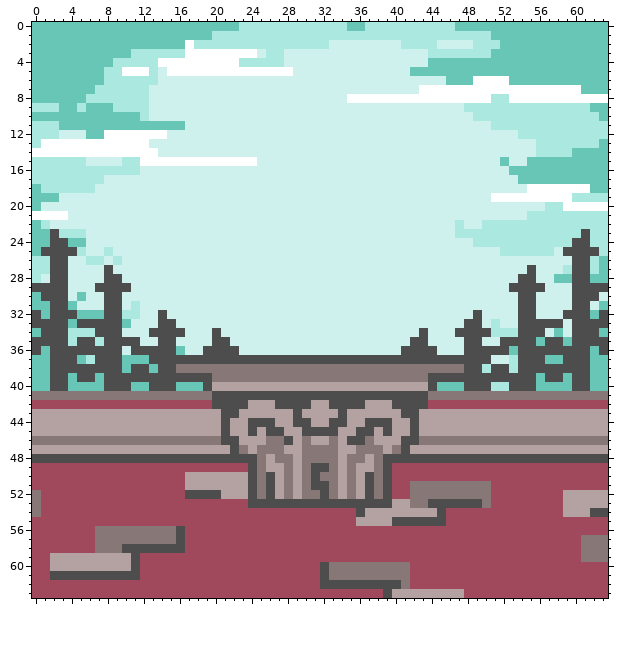
Pixel-art sprite -- Posing Game/Source/Game/assets/textures/bg.png. This is how it looked before the edit.
The file is 64x64 pixels.
The result:
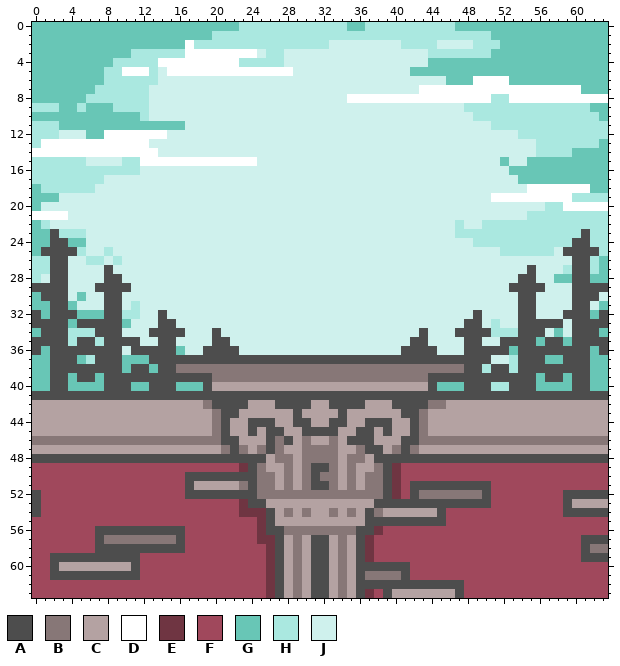
Palette (. is transparent): A #4d4d4d  B #877777  C #b4a2a2  D #ffffff  E #6f3542  F #a0485c  G #68c6b6  H #aae8e0  J #cff1ed
What changed:
Changed rows in their new state; - is an unchanged pixel.
first column x 0:
41 AAAAAAAAAAAAAAAAAAAA------------------------AAAAAAAAAAAAAAAAAAAA
42 CCCCCCCCCCCCCCCCCCCB------------------------BBCCCCCCCCCCCCCCCCCC
43 --------------------B----------------------B--------------------
44 --------------------B----------------------B--------------------
45 --------------------B----------------------B--------------------
46 --------------------------A----------A--------------------------
47 ---------------------B----A----------AA---B---------------------
48 -------------------------A------------A-------------------------
49 -----------------------E----------------E-----------------------
50 -----------------AAAAAAA--B----------B--E-----------------------
51 -----------------A-----B--B----------B--E-AAAAAAAAA-------------
52 A--------------------AAA--BB-B--B-B-BB--E-A-------A--------AAAAA
53 A----------------------E--CCCCCCCCCCCC--AAAA------A--------A----
54 A----------------------EEEACBCBCCBCBCAB--------------------AAA--
55 -------------------------EACCCCCCCCC-AAA------------------------
56 -------AAAAAAAAA---------EAABBBBBBBBAAE-------------------------
57 -------A-----------------EEACBCAACBCAE-----------------------AAA
58 -------AAA----------------EACBCAACBCAE-----------------------A--
59 --AAAAAAAAA---------------EACBCAACBCAE-----------------------AAA
60 --A-----------------------EACBCA-C-CAAAAAA----------------------
61 --------------------------EACBCA-C-CA----A----------------------
62 --------------------------EACBCA-CBC-----AAAAAAA----------------
63 --------------------------EACBCAACBCAE---------A----------------
